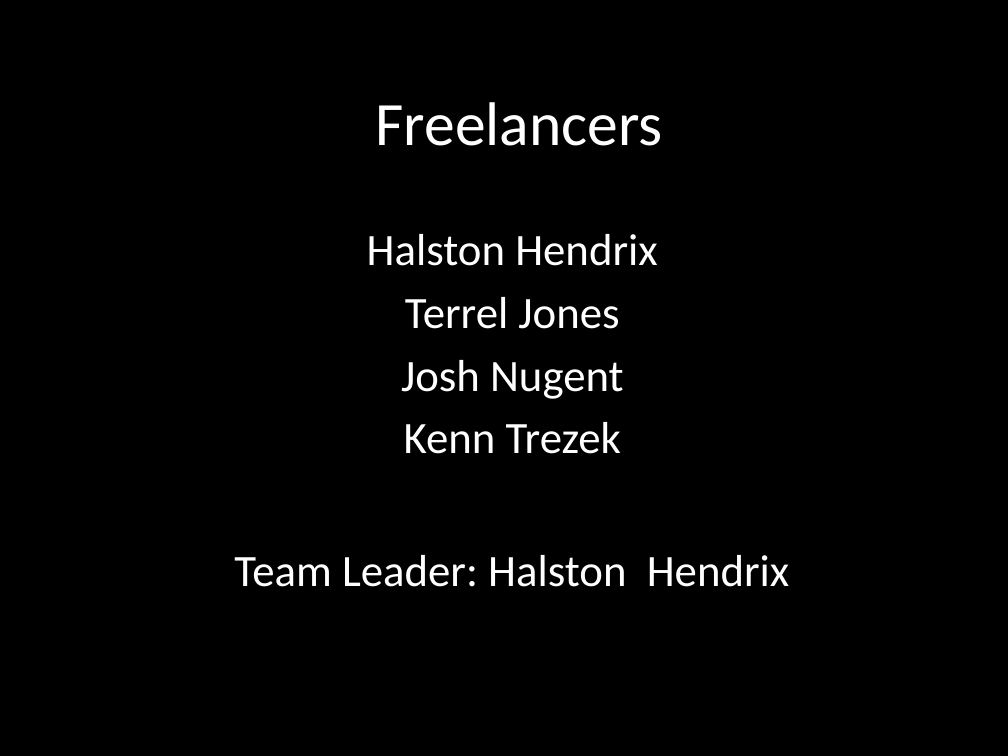
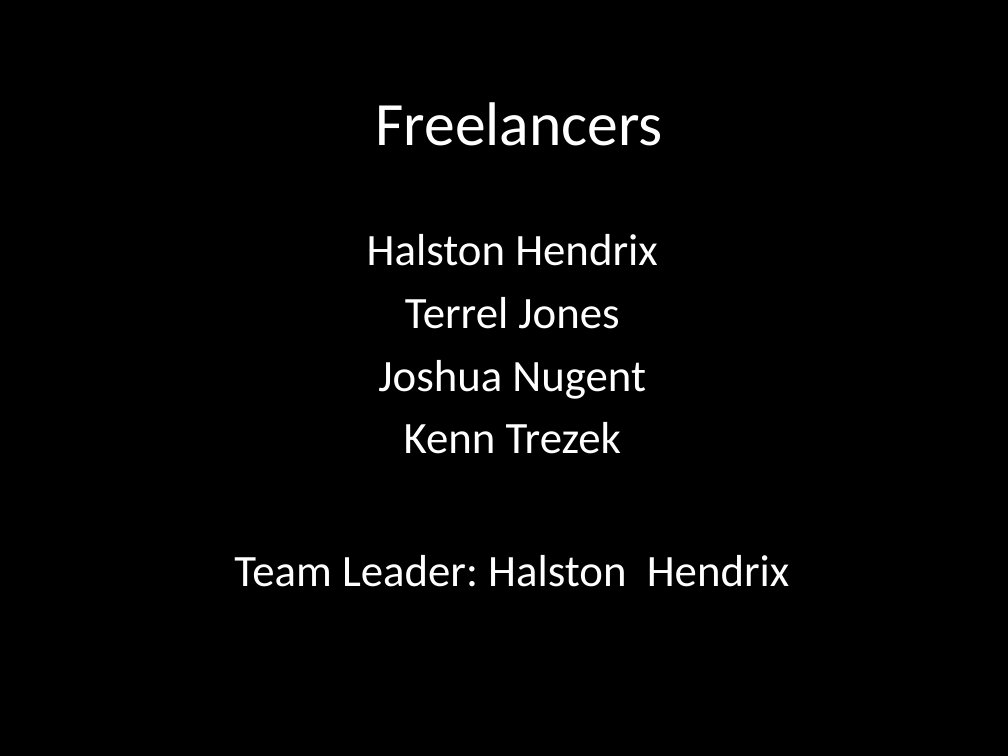
Before and after one commit to CTCfreelancers/team, a slide deck: slide 1 of Presentation1.pptx. Drawn at 1008x756 pixels with LibreOffice and Linux fonts; fonts in the diff are those of the drawing. Boxes give left, top, right and bottom in pixels: in the first picture for what was removed or moved away, otherwise in the second. Text is boxed around its words. In the diff, an @@ line names an element or a change of style, - is before the commit and + after.

Commit message:
v003

```diff
--- a/Presentation1.pptx
+++ b/Presentation1.pptx
@@ subtitle at [378, 360, 646, 399]: text changed @@
-Josh Nugent
+Joshua Nugent
```
